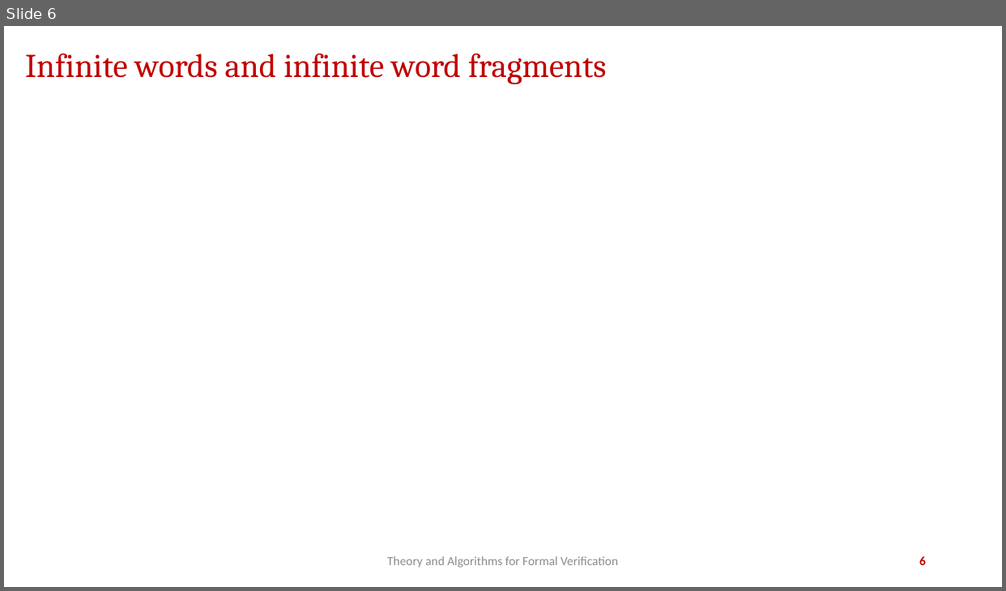
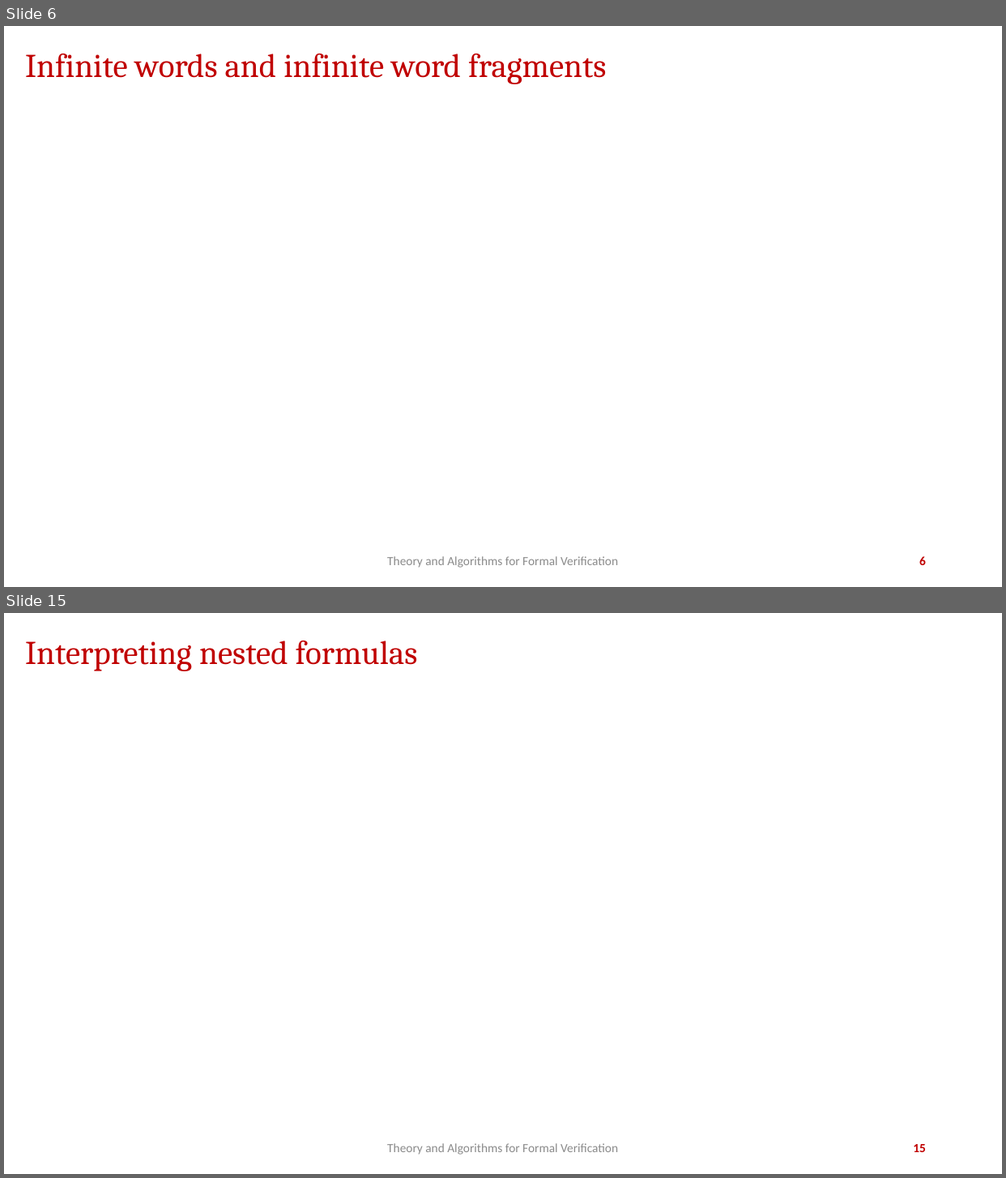
Before and after one commit to jdeshmukh/jdeshmukh.github.io, a slide deck: teaching/fvTheorySlides/LTL.pptx. Shown one above the other, each under a label of ours: slide 6 before the commit, slides 6 and 15 after it; the slides between them are not shown. The pictures are 1006x591 and 1006x1178 pixels, drawn with LibreOffice and Linux fonts; fonts in the diff are those of the drawing; grey boxes stand for pictures; background and template pictures are left out. Boxes give left, top, right and bottom in pixels: in the first picture for what was removed or moved away, otherwise in the second. Text is boxed around its words. In the diff, an @@ line names an element or a change of style, - is before the commit and + after.

```diff
--- a/teaching/fvTheorySlides/LTL.pptx
+++ b/teaching/fvTheorySlides/LTL.pptx
@@ slide 15 added at bbox=[4, 613, 1002, 1174], background #FFFFFF @@
@@ title added at bbox=[25, 641, 418, 671], 32 pt, text #C00000 @@
+Interpreting nested formulas
@@ text added at bbox=[387, 1144, 618, 1155], 12 pt, text #8C8C8C @@
+Theory and Algorithms for Formal Verification
@@ page number added at bbox=[913, 1144, 926, 1152], 12 pt, text #C00000, bold @@
+15
```
Also in this commit, not shown: 1 slide changed, 40 other slides added, 2 other files.
